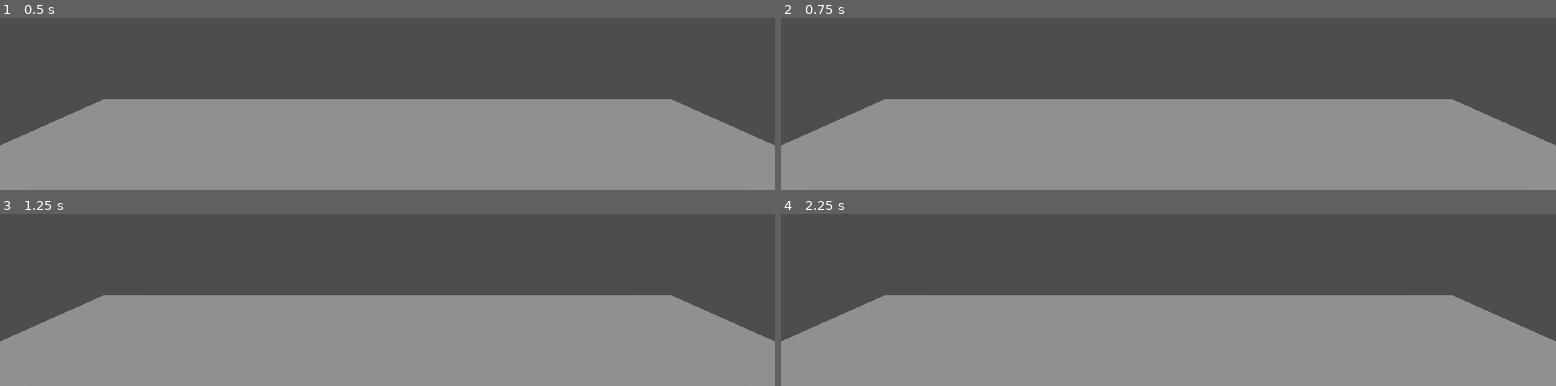
Above: before the commit, frames 1-4 (two rows, left to right).
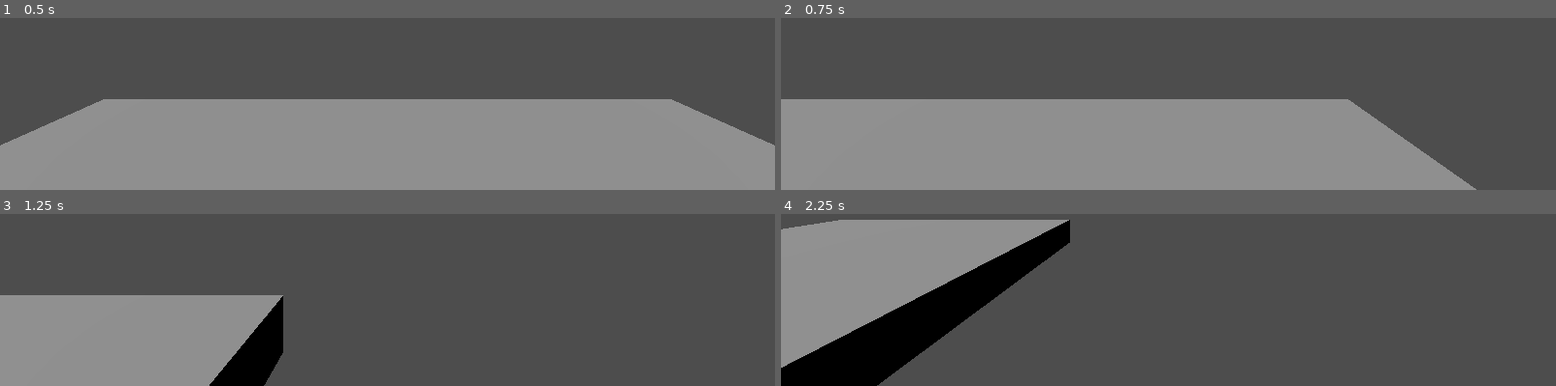
Above: after the commit, the same moments.

Repository: SamHe02/dungeon-crawler-game
Game: Godot game, scene res://scenes/tutorial.tscn
Two runs of this game, one before a commit and one after it. Both use one fixed random seed, a clock stepped at 60 frames per second and the inputs below. This scene is started directly instead of the project's main scene.
Inputs (mouse positions are in pixels of both pictures, inside the frame that each line leads up to):
- Up to frame 1 (0.5 s): no input
- Up to frame 2 (0.75 s): tap Enter at 0.5 s; move the mouse to (outside the picture) at 0.52 s; hold D from 0.53 s (still down); click (outside the picture) at 0.67 s
- Up to frame 3 (1.25 s): keep holding D
- Up to frame 4 (2.25 s): move the mouse to (outside the picture) at 1.27 s; release D at 1.28 s; hold S 1.28-2.03 s; click (outside the picture) at 1.42 s; move the mouse to (outside the picture) at 2.02 s; hold D from 2.03 s (still down); click (outside the picture) at 2.17 s

Frame 1 is identical in both runs. In frame 2, 9.8% of the frame differs, in the area x 0-100%, y 47-100%; in frame 3, 36%; in frame 4, 64%, in the area x 0-100%, y 3-100%.

Commit message:
controls and movement updates

Diff:
--- a/actors/player.gd
+++ b/actors/player.gd
@@ -1,4 +1,4 @@
-extends Node
+extends CharacterBody3D
 @onready var movement_input: MovementInput = $MovementInput
 
 # Called when the node enters the scene tree for the first time.
@@ -6,6 +6,6 @@
 	pass # Replace with function body.
 
 # Called every frame. 'delta' is the elapsed time since the previous frame.
-func _process(delta: float) -> void:
-	print(movement_input.direction)
-	pass
+func _physics_process(delta: float) -> void:
+	velocity = movement_input.direction * 10
+	move_and_slide()
--- a/actors/player.tscn
+++ b/actors/player.tscn
@@ -10,7 +10,7 @@
 
 [sub_resource type="CapsuleMesh" id="CapsuleMesh_mvpqy"]
 
-[node name="Player" type="Node3D" unique_id=1473385480]
+[node name="Player" type="CharacterBody3D" unique_id=736949578]
 script = ExtResource("1_kjkj0")
 
 [node name="Sprite3D" type="Sprite3D" parent="." unique_id=1790872779]
@@ -32,6 +32,7 @@
 
 [node name="Camera3D" type="Camera3D" parent="." unique_id=704903889]
 transform = Transform3D(1, 0, 0, 0, 1, 0, 0, 0, 1, 0, 1.2329695, 0)
+current = true
 
 [node name="ControlsMenu" parent="." unique_id=1269240470 instance=ExtResource("3_1yqc4")]
 controls = Dictionary[int, int]({})
--- a/common/inputs/controls_menu/controls_menu.gd
+++ b/common/inputs/controls_menu/controls_menu.gd
@@ -9,6 +9,7 @@
 var current_action: Input_Constants.Actions = Input_Constants.Actions.NONE
 var displays = {}
 var config = ConfigFile.new()
+var prev_mouse_mode = Input.mouse_mode
 
 func get_default_controls() -> Dictionary[Input_Constants.Actions, int]:
 	return Input_Constants.DEFAULT_CONTROLS
@@ -56,11 +57,19 @@
 	current_action = Input_Constants.Actions[input_type]
 	rebind_dialog.start()
 
+func _set_mouse_confined_visible():
+	if Input.get_mouse_mode() != Input.MOUSE_MODE_CONFINED:
+		prev_mouse_mode = Input.mouse_mode
+		Input.mouse_mode = Input.MOUSE_MODE_CONFINED
+	elif Input.get_mouse_mode() != prev_mouse_mode:
+		Input.mouse_mode = prev_mouse_mode
+
 func _input(event):
 
 	if !waiting_for_input:
 		if Input.is_action_just_pressed(Input_Constants.action_to_string(Input_Constants.Actions.OPEN_INPUT_MENU)):
 			v_box_container.visible = !v_box_container.visible
+			_set_mouse_confined_visible()
 		return
 	if event is InputEventKey or event is InputEventJoypadButton or event is InputEventMouseButton:
 
--- a/common/inputs/controls_menu/controls_menu.tscn
+++ b/common/inputs/controls_menu/controls_menu.tscn
@@ -11,10 +11,6 @@
 grow_horizontal = 2
 grow_vertical = 2
 script = ExtResource("1_p36d4")
-controls = Dictionary[String, String]({
-"jump": "Space",
-"move_forward": "W"
-})
 
 [node name="VBoxContainer" type="VBoxContainer" parent="." unique_id=1551832238]
 layout_mode = 0
--- a/common/movement/movement_input.gd
+++ b/common/movement/movement_input.gd
@@ -2,11 +2,11 @@
 extends Node
 
 signal direction_changed(direction)
+signal mouse_moved(mouse_pos)
 var direction: Vector3 = Vector3.ZERO
+var mouse_pos: Vector2 = Vector2.ZERO
+var mouse_mode = Input.MOUSE_MODE_CAPTURED
 # Called when the node enters the scene tree for the first time.
-func _ready() -> void:
-	pass # Replace with function body.
-
 func get_movement_vector():
 	var x = (
 		Input.get_action_strength(Input_Constants.action_to_string(Input_Constants.Actions.MOVE_RIGHT)) -
@@ -17,7 +17,19 @@
 		Input.get_action_strength(Input_Constants.action_to_string(Input_Constants.Actions.MOVE_FORWARD))
 	)
 	direction = Vector3(x, 0, z).normalized()
-	emit_signal("direction_changed", direction)
-# Called every frame. 'delta' is the elapsed time since the previous frame.
+	emit_signal(direction_changed.get_name(), direction)
+
+func get_relative_mouse_movement(event):
+	mouse_pos = event.relative
+	emit_signal(mouse_moved.get_name(), mouse_pos)
+
+func _ready() -> void:
+	mouse_pos = get_viewport().get_mouse_position() # Replace with function body.
+	Input.mouse_mode = Input.MOUSE_MODE_CAPTURED
+
+func _input(event):
+	if event is InputEventMouseMotion and Input.get_mouse_mode() == Input.MOUSE_MODE_CAPTURED:
+		get_relative_mouse_movement(event)
+
 func _process(delta):
 	get_movement_vector()
